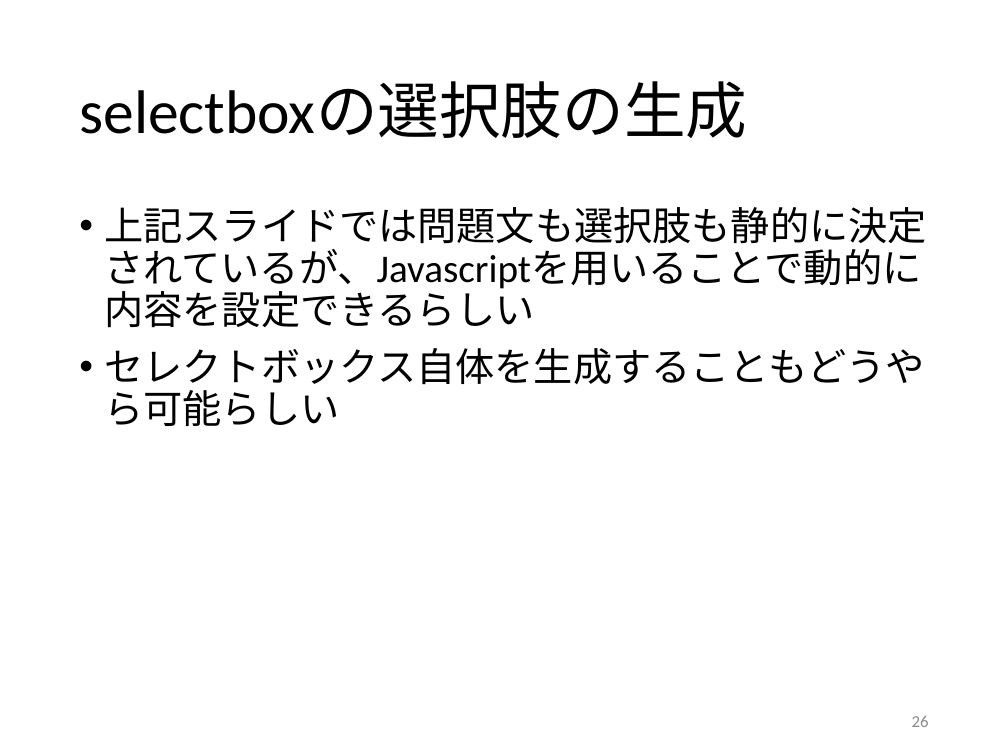
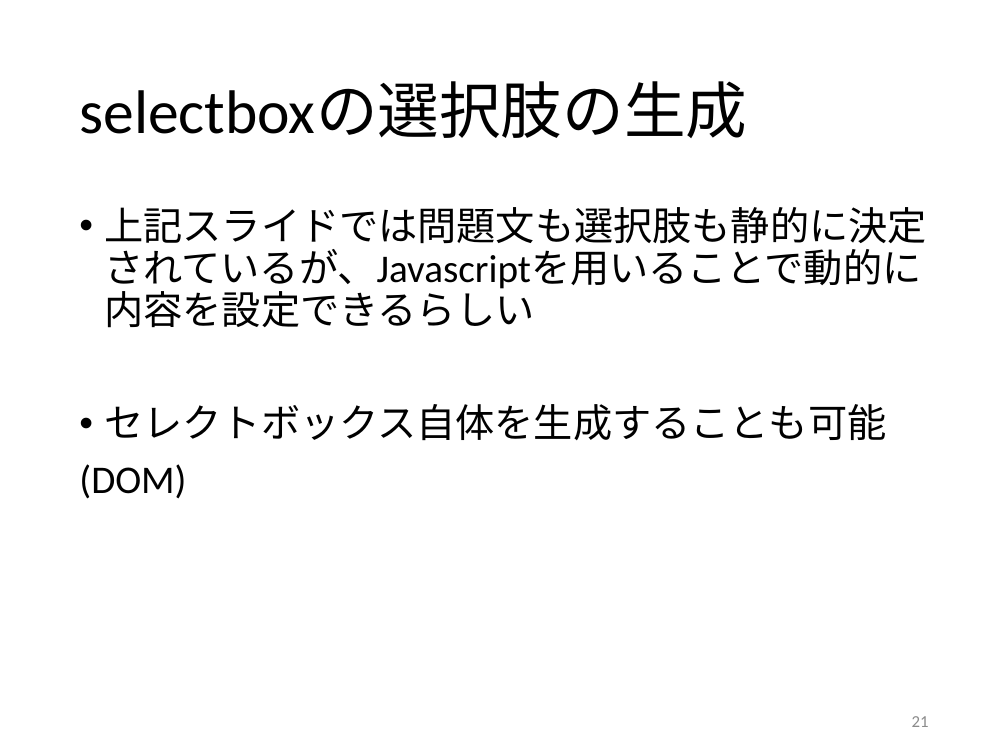
Before and after one commit to kait-takanolab/1821121-shimaoka-thesis, a slide deck: slide 21 of 1821121_shimaoka_sotsuken.pptx (slide 26 before the commit). Drawn at 1008x756 pixels with LibreOffice and Linux fonts; fonts in the diff are those of the drawing. Boxes give left, top, right and bottom in pixels: in the first picture for what was removed or moved away, otherwise in the second. Text is boxed around its words. In the diff, an @@ line names an element or a change of style, - is before the commit and + after.

```diff
--- a/1821121_shimaoka_sotsuken.pptx
+++ b/1821121_shimaoka_sotsuken.pptx
@@ text at (79,404,887,499): text changed @@
-• セレクトボックス自体を生成することもどうやら可能らしい
+• セレクトボックス自体を生成することも可能
+(DOM)
@@ page number at (912,716,929,727): text changed @@
-26
+21
```
Also in this commit, not shown: 3 other slides changed, 2 slides added, 7 slides removed.
